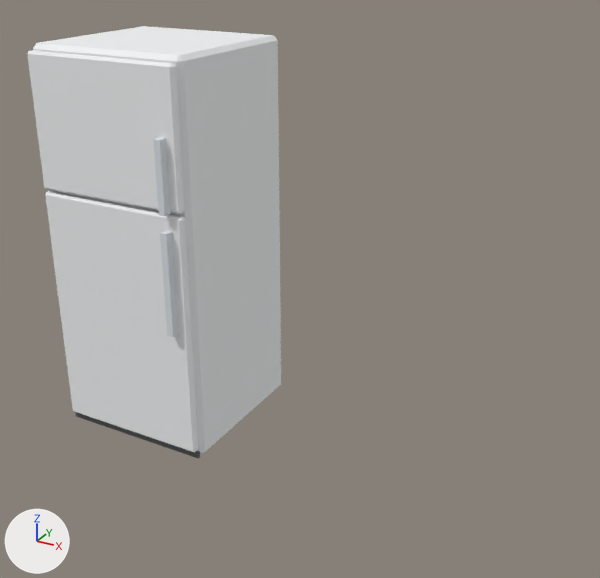
Renders of the Blender file assets/blend/FUR_Fridge.blend from each side of a commit.
Camera for both pictures: a 50 mm camera at (9.03, -11.38, 8.76) aimed at (2.8, -0.04, 3.09). The lights are fixed; the arrows at lower left show +X, +Y and +Z. The first picture is the older version.

In view in the first picture: 'FUR_Fridge'.
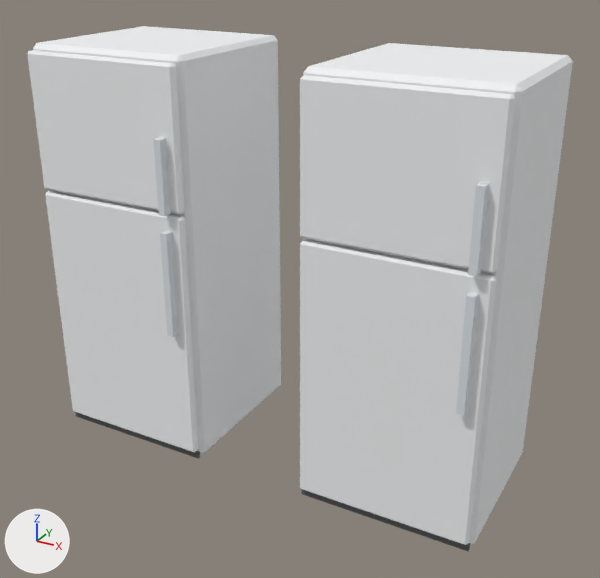
The change, as a diff of the scene's bpy script:
```diff
--- a/assets/blend/FUR_Fridge.blend.py
+++ b/assets/blend/FUR_Fridge.blend.py
@@ me_fur_fridge_frac_5 @@
+me_fur_fridge_frac_5.from_pydata(...)  # 32 vertices, 26 faces; spans x -1.5..0.04, y -1.45..1.6, z 3.85..7.0
+me_fur_fridge_frac_5.materials.append(mat_md_palette)  # picture img_palette
@@ me_fur_fridge_frac_4 @@
+me_fur_fridge_frac_4.from_pydata(...)  # 61 vertices, 51 faces; spans x -0.71..1.5, y -1.6..1.38, z 2.27..7.0
+me_fur_fridge_frac_4.materials.append(mat_md_palette)  # picture img_palette
@@ me_fur_fridge_frac_3 @@
+me_fur_fridge_frac_3.from_pydata(...)  # 45 vertices, 36 faces; spans x -1.5..1.5, y -1.45..1.6, z 0.0..3.94
+me_fur_fridge_frac_3.materials.append(mat_md_palette)  # picture img_palette
@@ me_fur_fridge_frac_2 @@
+me_fur_fridge_frac_2.from_pydata(...)  # 46 vertices, 35 faces; spans x -1.5..1.44, y -1.45..1.6, z 0.27..5.37
+me_fur_fridge_frac_2.materials.append(mat_md_palette)  # picture img_palette
@@ me_fur_fridge_frac_1 @@
+me_fur_fridge_frac_1.from_pydata(...)  # 76 vertices, 54 faces; spans x -0.9..1.5, y -1.6..1.6, z 0.0..7.0
+me_fur_fridge_frac_1.materials.append(mat_md_palette)  # picture img_palette
@@ ob_fur_fridge_frac_5 @@
+ob_fur_fridge_frac_5 = bpy.data.objects.new('FUR_Fridge_Frac_5', me_fur_fridge_frac_5)
+ob_fur_fridge_frac_5.location = (5.0, 0.0, 0.0)
@@ ob_fur_fridge_frac_4 @@
+ob_fur_fridge_frac_4 = bpy.data.objects.new('FUR_Fridge_Frac_4', me_fur_fridge_frac_4)
+ob_fur_fridge_frac_4.location = (5.0, 0.0, 0.0)
@@ ob_fur_fridge_frac_3 @@
+ob_fur_fridge_frac_3 = bpy.data.objects.new('FUR_Fridge_Frac_3', me_fur_fridge_frac_3)
+ob_fur_fridge_frac_3.location = (5.0, 0.0, 0.0)
@@ ob_fur_fridge_frac_2 @@
+ob_fur_fridge_frac_2 = bpy.data.objects.new('FUR_Fridge_Frac_2', me_fur_fridge_frac_2)
+ob_fur_fridge_frac_2.location = (5.0, 0.0, 0.0)
@@ ob_fur_fridge_frac_1 @@
+ob_fur_fridge_frac_1 = bpy.data.objects.new('FUR_Fridge_Frac_1', me_fur_fridge_frac_1)
+ob_fur_fridge_frac_1.location = (5.0, 0.0, 0.0)
```

Boxes [x1, y1, x2, y2] around the edits, measured in the pictures (600 x 578 px):
'FUR_Fridge_Frac_4', added: after [348, 57, 571, 427]
'FUR_Fridge_Frac_1', added: after [337, 46, 573, 551]
'FUR_Fridge_Frac_3', added: after [300, 281, 523, 548]
'FUR_Fridge_Frac_5', added: after [300, 43, 431, 229]
'FUR_Fridge_Frac_2', added: after [300, 198, 396, 317]
